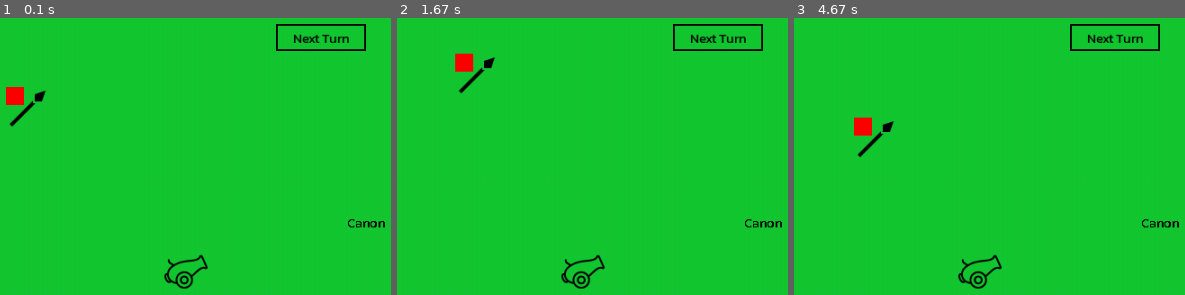
Above: before the commit, frames 1-3 (left to right).
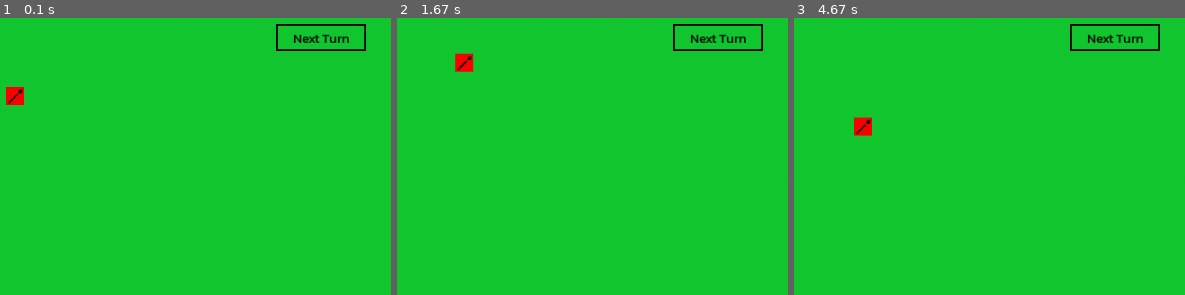
Above: after the commit, the same moments.

Repository: Nockiest/pygame-battleforge.
Game: pygame game, started from app.py
The game is run twice, just before and just after one commit, with the same random seed, the same clock (stepped at 60 frames per second) and the same inputs.
Inputs (mouse positions are in pixels of both pictures, inside the frame that each line leads up to):
- Up to frame 1 (0.1 s): no input
- Up to frame 2 (1.67 s): press the mouse at (412, 95) at 0.37 s; move the mouse to (569, 95) at 0.47 s; release the mouse at (725, 98) at 0.6 s; press the mouse at (412, 95) at 0.7 s; move the mouse to (436, 78) at 0.8 s; release the mouse at (463, 62) at 0.93 s; right-click (557, 281) at 1.55 s
- Up to frame 3 (4.67 s): press the mouse at (860, 62) at 4.37 s; move the mouse to (864, 126) at 4.47 s; release the mouse at (864, 189) at 4.6 s

The runs differ from the first frame. In frame 1, 0.9% of the frame differs, in the area x 2-99%, y 25-98%; in frame 2, 0.9%; in frame 3, 0.9%.

Commit message:
added unit icon over the unit

Diff:
--- a/app.py
+++ b/app.py
@@ -1,5 +1,5 @@
 import pygame
-from config import colors_tuple, WIDTH, HEIGHT ,MAIN_FONT_URL
+from config import colors_tuple, WIDTH, HEIGHT, MAIN_FONT_URL
 from unit import Unit
 from button import Button
 
@@ -15,7 +15,7 @@
 my_font_text = my_font.render("Canon", False, BLACK, None)
 my_font_text_rect = my_font_text.get_rect()
 my_font_text_rect.center = (WIDTH//2, HEIGHT//2)
-
+warrior_img = pygame.image.load("img/spear.png")
 
 # Create a Unit object with the desired attributes
 selected_unit = None
@@ -23,25 +23,24 @@
 unit1 = Unit(hp=100, attack_range=50, remain_attacks=1, base_movement=100, x=100,
              y=100, size=20, ammo=50, icon="warrior_img", selected=False)
 
-warrior_img = pygame.image.load("img/spear.png")
+
 warrior_img_rect = warrior_img.get_rect()
 warrior_img_rect.topleft = (unit1.x, unit1.y)
 
-canon_img = pygame.image.load("img/white-canon.png")
-canon_img_rect = canon_img.get_rect()
-# set the pos relative to top left corner # the center centers the image around the point # midtop midbottom left x y bottom up ...
-canon_img_rect.center = (300, 300)
 
 screen.fill(GREEN)
 lets_continue = True
 distance = 5
 fps = 60
 clock = pygame.time.Clock()  # will tick eveery second
+# buttons = [next_turn_button]
+
 
 def next_turn():
     # Your next turn logic here
     unit1.reset_for_next_turn()
     print("Next Turn")
+
 
 def deselect_unit():
     global render_units_attack_screen  # Add this line to access the global variable
@@ -50,7 +49,6 @@
     render_units_attack_screen = None  # Set render_units_attack_screen to False
     unit1.selected = False
     print(selected_unit, render_units_attack_screen)
-
 
 
 # Create the next turn button
@@ -71,41 +69,39 @@
                 next_turn_button.callback()  # Call the callback function when the button is clicked
             if render_units_attack_screen:
                 attack_result = unit1.attack(event.pos)
-                if(attack_result == "Attack not possible"):
-                   deselect_unit()
+                if (attack_result == "Attack not possible"):
+                    deselect_unit()
                 print(attack_result)
 
         if event.type == pygame.MOUSEBUTTONUP and event.button == 3:
 
             if render_units_attack_screen:
-               render_units_attack_screen = None
+                render_units_attack_screen = None
             else:
-             if unit1.rect.collidepoint(event.pos):
-                selected_unit = unit1
-                render_units_attack_screen = unit1
+                if unit1.rect.collidepoint(event.pos):
+                    selected_unit = unit1
+                    render_units_attack_screen = unit1
 
-                print("Selected with right button")
-                break
-
+                    print("Selected with right button")
+                    break
 
         if event.type == pygame.MOUSEBUTTONUP and event.button == 1:
             if not render_units_attack_screen:
-             selected_unit = None
+                selected_unit = None
             break
 
         if event.type == pygame.MOUSEMOTION and event.buttons[0] == 1:
             if selected_unit:
-               movement_result = unit1.move_in_game_field(event.pos)
-               if(movement_result == "Unit can't move that far"):
-                  print("Unit can't move that far")
-                  selected_unit = None
-
+                movement_result = unit1.move_in_game_field(event.pos)
+                if (movement_result == "Unit can't move that far"):
+                    print("Unit can't move that far")
+                    selected_unit = None
 
     pygame.display.update()
 
     # RESET THE GAMEBOARD
     screen.fill(GREEN)
-    if  hasattr(unit1, 'attack_cross_position'):
+    if hasattr(unit1, 'attack_cross_position'):
         unit1.render_attack_cross(screen)
     if selected_unit:
         unit1.draw_as_active(screen)
@@ -113,14 +109,13 @@
     if render_units_attack_screen:
         unit1.render_attack_circle(screen)
 
-    screen.blit(canon_img, canon_img_rect)
-    warrior_img_rect.topleft = (unit1.x, unit1.y)
+    # warrior_img_rect.topleft = (unit1.x, unit1.y)
+    unit1.render_on_screen(screen)
     next_turn_button.draw(screen)
-    screen.blit(warrior_img, warrior_img_rect)
-    screen.blit(my_font_text, my_font_text_rect)
+    # screen.blit(warrior_img, warrior_img_rect)
+    # screen.blit(my_font_text, my_font_text_rect)
     # Square with width and height of 50 pixels
-    unit_rect = pygame.Rect(unit1.x, unit1.y, unit1.size, unit1.size)
-    pygame.draw.rect(screen, RED, unit_rect)
+
 
     clock.tick(fps)
 
--- a/unit.py
+++ b/unit.py
@@ -2,21 +2,25 @@
 from config import WIDTH, HEIGHT, colors_tuple
 import math
 GREEN, WHITE, BLACK, RED, BLUE, YELLOW = colors_tuple
+
 
 def render_attack_cross(screen, x, y):
     cross_color = (255, 165, 0)  # Orange color
     cross_thickness = 2
     cross_length = 20
     print("function called")
-    pygame.draw.line(screen, cross_color, (x - cross_length, y), (x + cross_length, y), cross_thickness)
-    pygame.draw.line(screen, cross_color, (x, y - cross_length), (x, y + cross_length), cross_thickness)
+    pygame.draw.line(screen, cross_color, (x - cross_length, y),
+                     (x + cross_length, y), cross_thickness)
+    pygame.draw.line(screen, cross_color, (x, y - cross_length),
+                     (x, y + cross_length), cross_thickness)
+
+
 class Unit:
     def __init__(self, hp, attack_range, remain_attacks, base_movement, size, x, y, ammo, icon, selected):
         self.hp = hp
         self.attack_range = attack_range
         self.remain_attacks = remain_attacks
         self.base_movement = base_movement
-
         self.x = x
         self.y = y
         self.size = size
@@ -65,6 +69,7 @@
     def render_attack_circle(self, screen):
         pygame.draw.circle(screen, RED, (self.x + self.size //
                            2, self.y + self.size//2), self.attack_range, 1)
+
     def attack_square(self, click_pos):
         self.attack_cross_position = click_pos
         self.attack_cross_time = pygame.time.get_ticks()
@@ -72,11 +77,13 @@
     def render_attack_cross(self, screen):
         if hasattr(self, 'attack_cross_position') and hasattr(self, 'attack_cross_time'):
             time_elapsed = pygame.time.get_ticks() - self.attack_cross_time
-            if time_elapsed <= 1000:  # Render the cross for 1 second (1000 milliseconds)
+            # Render the cross for 1 second (1000 milliseconds)
+            if time_elapsed <= 1000:
                 render_attack_cross(screen, *self.attack_cross_position)
             else:
                 del self.attack_cross_position
                 del self.attack_cross_time
+
     def attack(self, click_pos):
         # Check if the click position is within the attack range of the unit
         dx = click_pos[0] - (self.x + self.size // 2)
@@ -113,3 +120,14 @@
     def reset_for_next_turn(self):
         self.start_turn_position = (
             self.x + self.size//2, self.y + self.size//2)
+
+    def render_on_screen(self, screen):
+        warrior_img = pygame.image.load("img/spear.png")
+        warrior_img = pygame.transform.scale(warrior_img, (self.size, self.size))
+        warrior_img_rect = warrior_img.get_rect()
+        warrior_img_rect.topleft = (self.x, self.y)
+
+
+        # unit_rect = pygame.Rect(unit1.x, unit1.y, unit1.size, unit1.size)
+        pygame.draw.rect(screen, RED, self.rect)
+        screen.blit(warrior_img, warrior_img_rect)
--- a/ussefull code.py
+++ b/ussefull code.py
@@ -43,3 +43,10 @@
     #     unit1.move_in_game_field(new_x, new_y)
 
     # print(unit1.x, unit1.y)
+
+
+# canon_img = pygame.image.load("img/white-canon.png")
+# canon_img_rect = canon_img.get_rect()
+# # set the pos relative to top left corner # the center centers the image around the point # midtop midbottom left x y bottom up ...
+# canon_img_rect.center = (300, 300)
+# screen.blit(canon_img, canon_img_rect)
